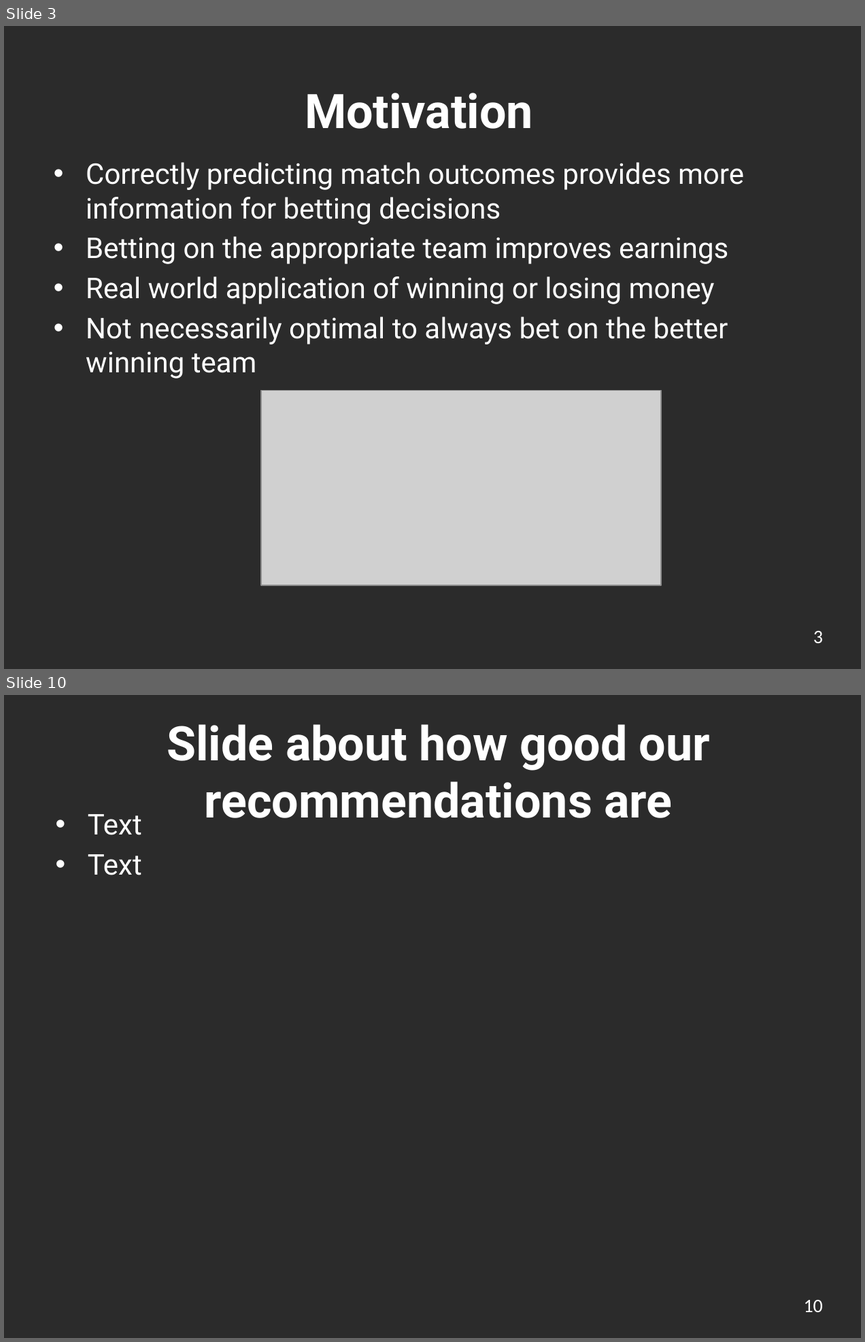
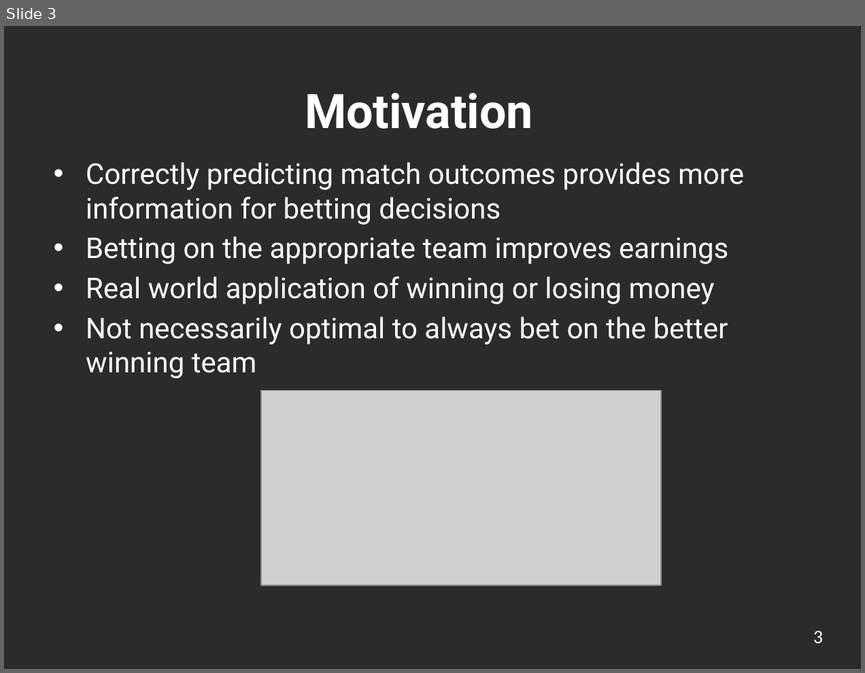
Before and after one commit to ickletsmulet/ECE-143-Group-19, a slide deck: Presentation.pptx. Shown one above the other, each under a label of ours: slides 3 and 10 before the commit, slide 3 after it; the slides between them are not shown. The pictures are 865x1342 and 865x673 pixels, drawn with LibreOffice and Linux fonts; fonts in the diff are those of the drawing; grey boxes stand for pictures; background and template pictures are left out; a plain dark background stands for a picture behind light text. Boxes give left, top, right and bottom in pixels: in the first picture for what was removed or moved away, otherwise in the second. Text is boxed around its words. In the diff, an @@ line names an element or a change of style, - is before the commit and + after.

```diff
--- a/Presentation.pptx
+++ b/Presentation.pptx
@@ slide 10 removed at (4,695,861,1338), background picture (left out) @@
@@ title removed at (167,724,710,818) @@
-Slide about how good our recommendations are
@@ text removed at (88,814,142,875) @@
-• Text
-• Text
@@ page number removed at (804,1300,823,1312) @@
-10
```
Also in this commit, not shown: 7 slides changed, 2 slides added, 2 other slides removed.
